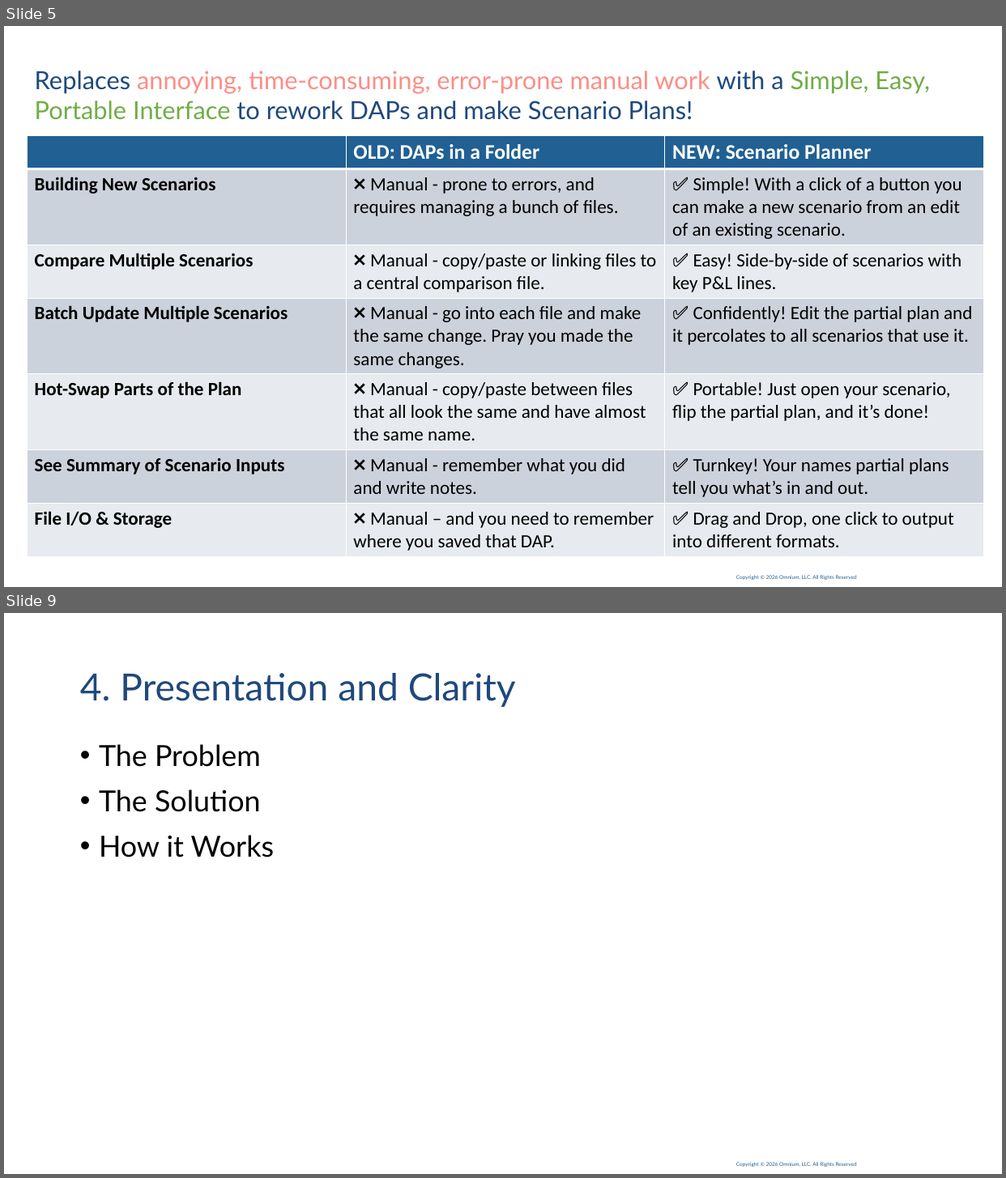
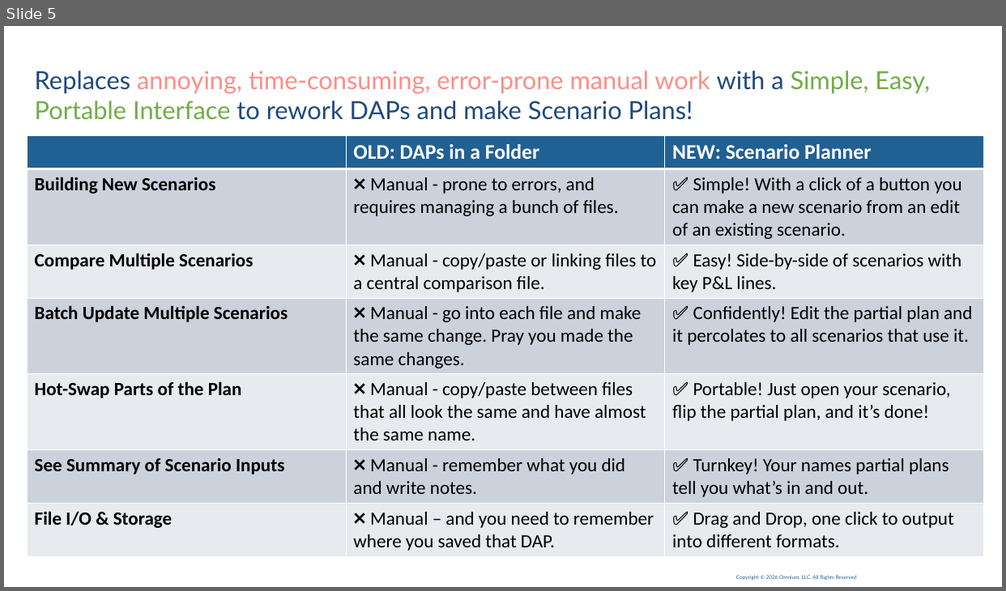
Before and after one commit to LorraineL4/Scenario_Planning, a slide deck: presentation/260603 - Scenario Planner Hackathon.pptx. Shown one above the other, each under a label of ours: slides 5 and 9 before the commit, slide 5 after it; the slides between them are not shown. The pictures are 1006x1178 and 1006x591 pixels, drawn with LibreOffice and Linux fonts; fonts in the diff are those of the drawing; background and template pictures are left out. Boxes give left, top, right and bottom in pixels: in the first picture for what was removed or moved away, otherwise in the second. Text is boxed around its words. In the diff, an @@ line names an element or a change of style, - is before the commit and + after.

```diff
--- a/presentation/260603 - Scenario Planner Hackathon.pptx
+++ b/presentation/260603 - Scenario Planner Hackathon.pptx
@@ slide 9 removed at (4,613,1002,1174), background #FFFFFF; not listed: 2 template elements that a slide beside it also shows @@
@@ title removed at (80,673,516,707) @@
-4. Presentation and Clarity
@@ text removed at (99,744,274,858) @@
-• The Problem
-• The Solution
-• How it Works
```
Also in this commit, not shown: 3 slides changed, 1 slide added, 8 other slides removed, 1 other file.
